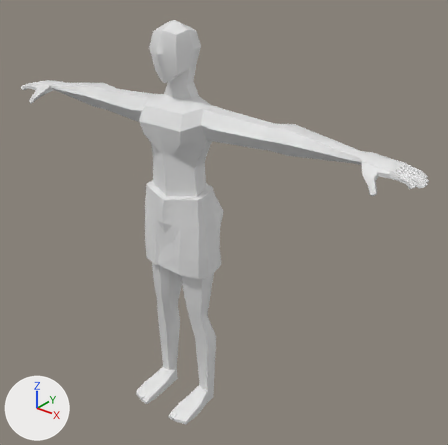
A saved change to the Blender file Art/LoganB/caveman.blend.
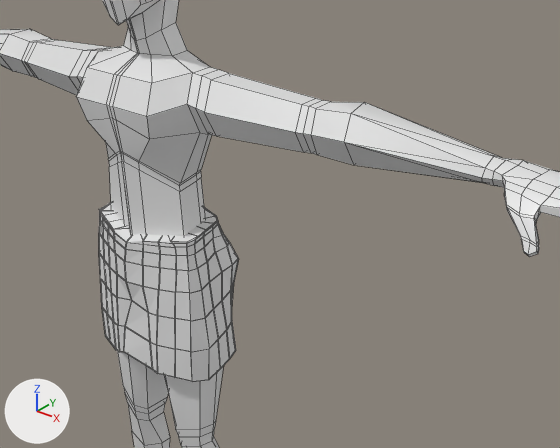
Each version is shown whole from a camera (50 mm lens) standing at (24.06, -25.74, 5.37) and looking at (2.13, 1.67, -11.63), then close up from a camera (50 mm lens) standing at (18.03, -15.93, 1.94) and looking at (2.54, 3.43, -10.06). The lights are fixed; the arrows at lower left show +X, +Y and +Z. The close-ups show mesh edges as thin lines.

The scene before the commit, as lines of its bpy script (objects in view):
```python
me_cube_001 = bpy.data.meshes.new('Cube.001')
me_cube_001.from_pydata(...)  # 516 vertices, 505 faces, 1 loose edge; spans x 0.0..15.0, y -3.0..1.8, z -24.9..0.6
me_cube_001.polygons.foreach_set('use_smooth', [True] * 505)
me_cube_001.materials.append(mat_material_001)  # its picture is missing
me_plane_002 = bpy.data.meshes.new('Plane.002')
me_plane_002.from_pydata(...)  # 18 vertices, 13 faces; spans x -0.91..1.0, y -1.0..1.0, z -0.9..0.33
me_plane_002.materials.append(mat_material)  # its picture is missing
ob_cube = bpy.data.objects.new('Cube', me_cube_001)
ob_cube.location = (0.0, 0.0, 0.0)
_m = ob_cube.modifiers.new('Mirror', 'MIRROR')
_m.use_clip = True
ob_plane = bpy.data.objects.new('Plane', me_plane_002)
ob_plane.location = (0.0, -1.47, -11.81)
ob_plane.rotation_euler = (1.574, 0.0, 0.0)  # degrees (90, 0, 0)
ob_plane.scale = (2.86, 2.63, 3.89)
_m = ob_plane.modifiers.new('Subdivision', 'SUBSURF')
_m.levels = 2
_m = ob_plane.modifiers.new('Shrinkwrap', 'SHRINKWRAP')
_m.target = ob_cube
_m.offset = 0.4
_m = ob_plane.modifiers.new('Solidify', 'SOLIDIFY')
_m.offset = 0.0566
```
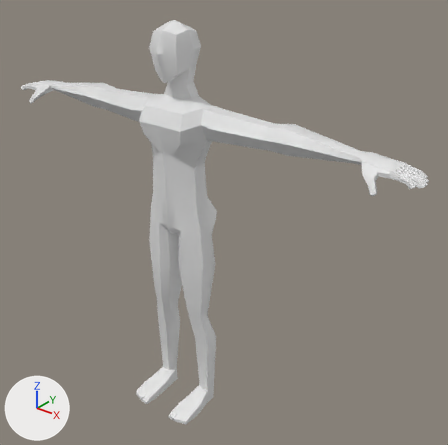
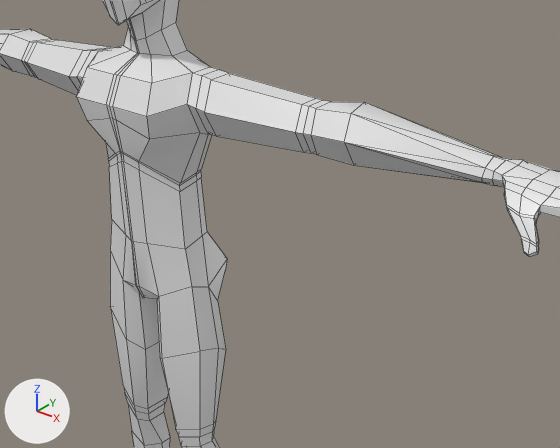
Commit message: made an unfinished skeleton
I made an unfinished skeleton for the caveman model.

The edits, one by one:
Object 'Plane' (ob_plane) is now hidden.

Location of each change, [x1, y1, x2, y2] in pixels of the close-ups (560 x 448 px):
'Plane', hidden
    before: [99, 203, 239, 382]
